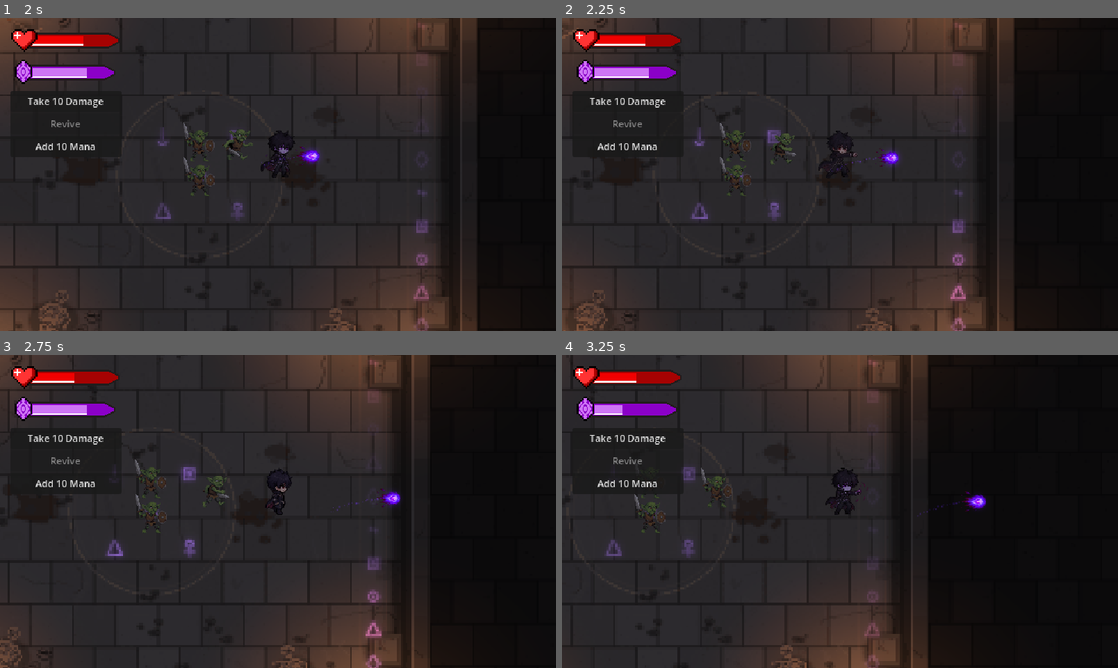
Above: before the commit, frames 1-4 (two rows, left to right).
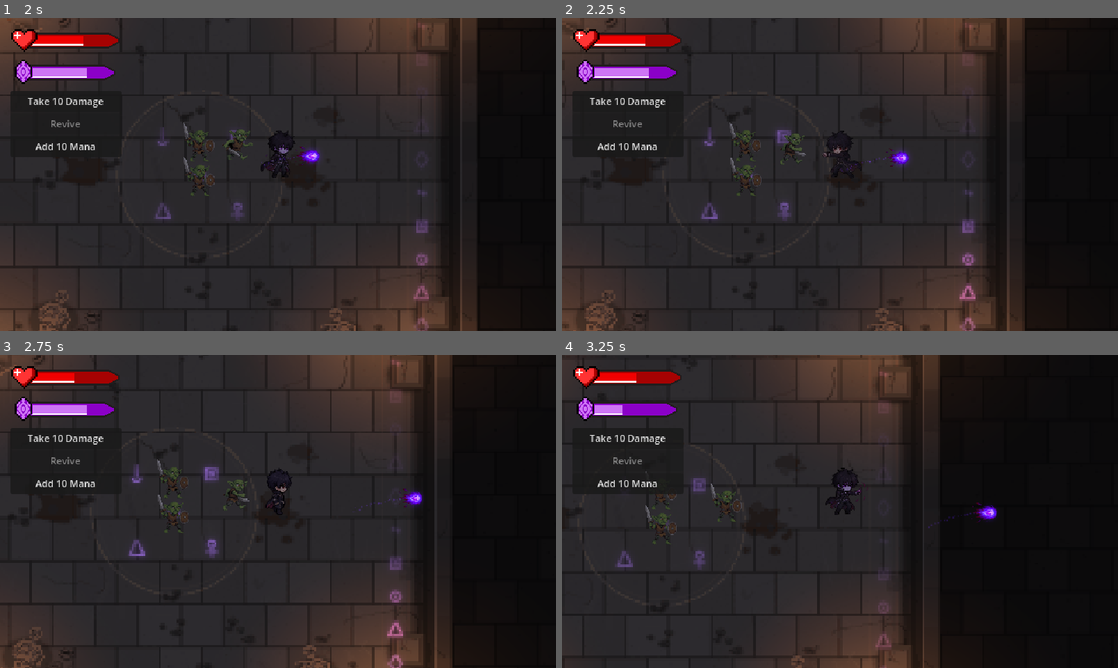
Above: after the commit, the same moments.

Repository: FahmiMj/godot-gta7
Game: Godot game, scene res://flat_map.tscn
The game is run twice, just before and just after one commit, with the same random seed, the same clock (stepped at 60 frames per second) and the same inputs.
Inputs (mouse positions are in pixels of both pictures, inside the frame that each line leads up to):
- Up to frame 1 (2 s): click "Take 10 Damage" at 0.5 s; tap Enter (ui_accept) at 1.25, 1.52 s; move the mouse to (400, 158) at 1.27 s; hold D (move_right) from 1.28 s (still down); hold E (attack) from 1.28 s (still down); click (400, 158) at 1.42 s
- Up to frame 2 (2.25 s): keep holding D (move_right); move the mouse to (728, 190) at 2.02 s; release E (attack) at 2.03 s; tap E (attack) at 2.1 s; click (728, 190) at 2.17 s
- Up to frame 3 (2.75 s): keep holding D (move_right); tap Enter (ui_accept) at 2.27 s
- Up to frame 4 (3.25 s): move the mouse to (895, 442) at 2.77 s; release D (move_right) at 2.78 s; hold A (move_left) from 2.78 s (still down); hold Q (flash_step) from 2.78 s (still down); click (895, 442) at 2.92 s; tap E (attack) at 3.05 s

Frame 1 is identical in both runs. In frame 2, 5.7% of the frame differs, in the area x 0-84%, y 0-100%; in frame 3, 7.8%, in the area x 0-82%, y 0-100%; in frame 4, 5.3%.

Commit message:
feat: aim the punch and its lunge toward the click
A left click now turns the player toward the cursor before swinging, so the
punch animation and the forward step both follow the click instead of the
last walked direction. The lunge also stops at walls and never steps
backwards when a wall is already within its margin.

Diff:
--- a/scripts/player.gd
+++ b/scripts/player.gd
@@ -4,7 +4,7 @@
 ## Animations are named "<state>_<facing>", e.g. walk_left / idle_up.
 ## The sprite sheet has 5 rows: down, up, left, right, idle.
 ## Q flash steps forward, E conjures and hurls dark fire toward the cursor,
-## left click swings a punch in the current facing direction.
+## left click turns and lunges a punch toward the cursor.
 
 const TRAIL_SHADER := preload("res://assets/shaders/flash_step_trail.gdshader")
 const DARK_FIRE_SCENE := preload("res://scenes/dark_fire.tscn")
@@ -184,6 +184,7 @@
 		return
 	if event is InputEventMouseButton and event.pressed and event.button_index == MOUSE_BUTTON_LEFT:
 		if _melee_cooldown_left <= 0.0 and not _casting and not _melee_attacking:
+			_face_toward(get_canvas_transform().affine_inverse() * event.position)
 			_melee_attack()
 			get_viewport().set_input_as_handled()
 		return
@@ -353,10 +354,12 @@
 	sprite.play(anim)
 
 	# lunge a short step in the attack direction so the punch feels weighty
-	var lunge_target := global_position + _facing_vector() * melee_lunge_distance
-	var lunge := create_tween()
-	lunge.tween_property(self, "global_position", lunge_target, melee_lunge_time)
-	lunge.tween_callback(lunge.kill)
+	var direction := _facing_vector()
+	var lunge_target := _step_target(global_position, direction * melee_lunge_distance)
+	# don't step backwards when a wall already sits inside the lunge's margin
+	if (lunge_target - global_position).dot(direction) > 4.0:
+		var lunge := create_tween()
+		lunge.tween_property(self, "global_position", lunge_target, melee_lunge_time)
 
 	# the punch lands immediately: hurt anything in reach in front of us
 	_hit_enemies_in_front(melee_damage, melee_range)
@@ -401,6 +404,17 @@
 	get_parent().add_child(fire)
 	fire.global_position = spawn_position
 	fire.setup(target)
+
+
+## Snaps the attack direction to the nearest of the four animation rows.
+func _face_toward(world_point: Vector2) -> void:
+	var aim := world_point - global_position
+	if aim.length_squared() < 4.0:
+		return
+	if absf(aim.x) > absf(aim.y):
+		_facing = "right" if aim.x > 0.0 else "left"
+	else:
+		_facing = "down" if aim.y > 0.0 else "up"
 
 
 func _facing_vector() -> Vector2:
